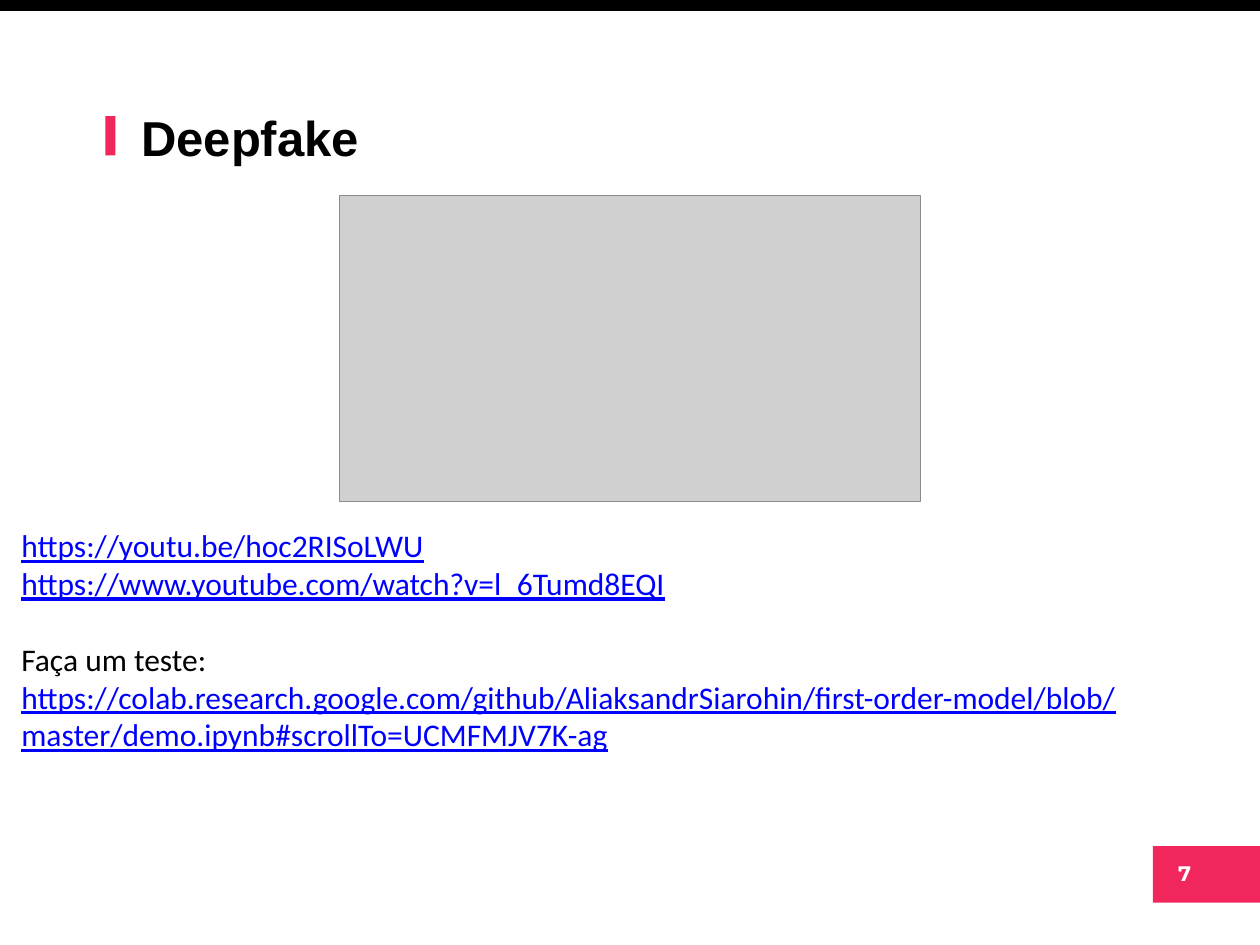
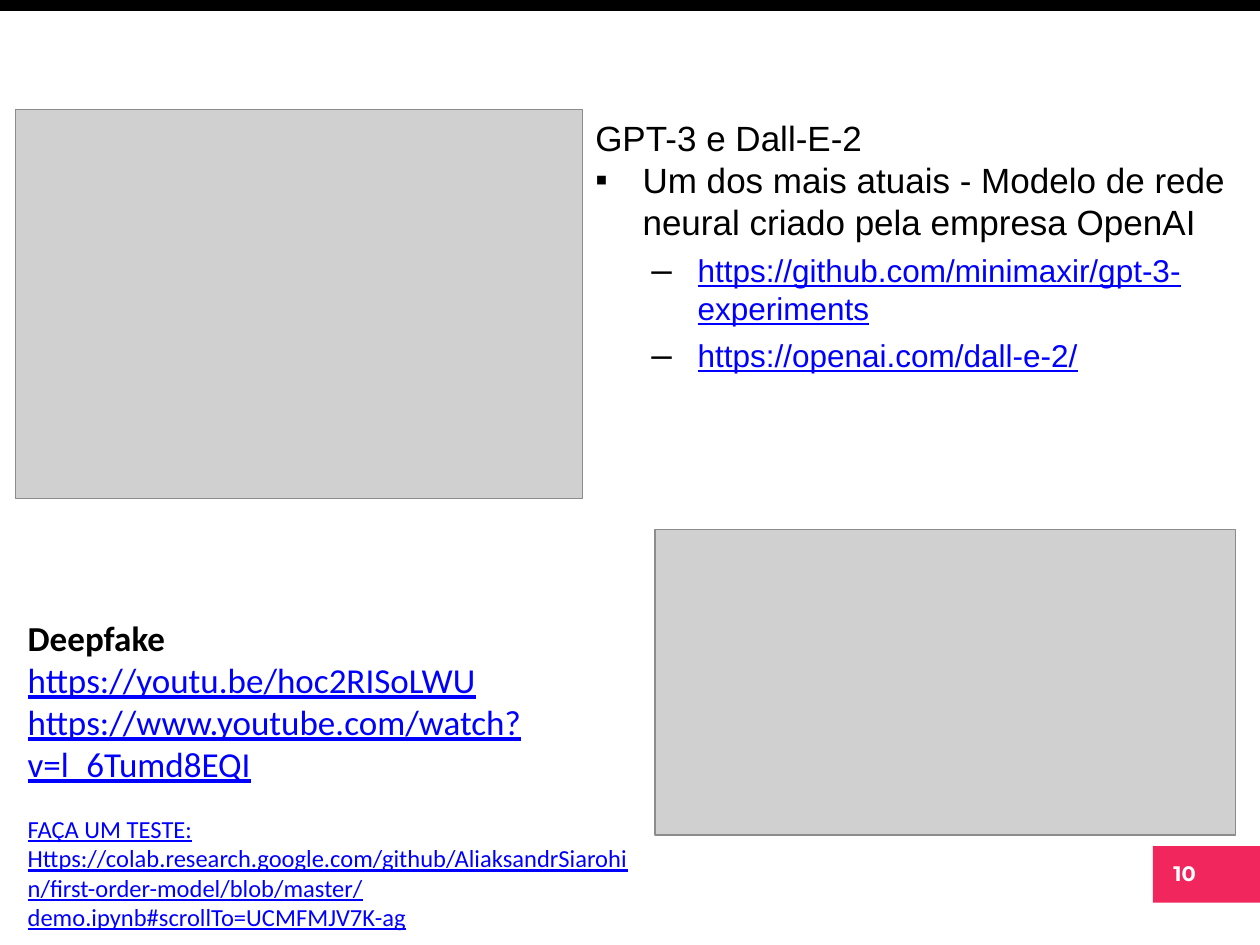
Before and after one commit to arnaldojr/ml, a slide deck: slide 10 of material/aulas/lab01/IntroIA.pptx (slide 7 before the commit). Drawn at 1260x945 pixels with LibreOffice and Linux fonts; fonts in the diff are those of the drawing; grey boxes stand for pictures; background and template pictures are left out. Boxes give left, top, right and bottom in pixels: in the first picture for what was removed or moved away, otherwise in the second. Text is boxed around its words. In the diff, an @@ line names an element or a change of style, - is before the commit and + after.

```diff
--- a/material/aulas/lab01/IntroIA.pptx
+++ b/material/aulas/lab01/IntroIA.pptx
@@ picture added at (15, 110, 582, 498) @@
@@ rectangle removed at (106, 116, 116, 155) @@
@@ title removed at (141, 120, 359, 166) @@
-Deepfake
@@ text added at (595, 125, 1225, 373), 18 pt, text #0000FF, underline @@
+GPT-3 e Dall-E-2
+▪ Um dos mais atuais - Modelo de rede neural criado pela empresa OpenAI
+  – https://github.com/minimaxir/gpt-3-experiments
+  – https://openai.com/dall-e-2/
@@ picture: place and size @@
-picture at (339, 195, 920, 501)
+picture at (655, 529, 1236, 835)
@@ text "Deepfake": place and size @@
-text "Deepfake" at (21, 535, 1114, 752)
+text "Deepfake" at (28, 626, 627, 931)
@@ text at (28, 626, 165, 657): paragraph added @@
+Deepfake
@@ text at (28, 668, 521, 783): size 18 to 20 pt in "https://youtu.be/hoc2RISoLWU", "https://www.youtube.com/watch?v=l_6Tumd8EQI" @@
@@ text at (28, 822, 627, 931): text changed; size 18 to 14 pt @@
-Faça um teste:
-https://colab.research.google.com/github/AliaksandrSiarohin/first-order-model/blob/master/demo.ipynb#scrollTo=UCMFMJV7K-ag
+FAÇA UM TESTE: Https://colab.research.google.com/github/AliaksandrSiarohin/first-order-model/blob/master/demo.ipynb#scrollTo=UCMFMJV7K-ag
@@ page number at (1173, 866, 1195, 882): text changed @@
-7
+10
```
Also in this commit, not shown: 5 other slides changed, 8 slides added, 9 slides removed.
